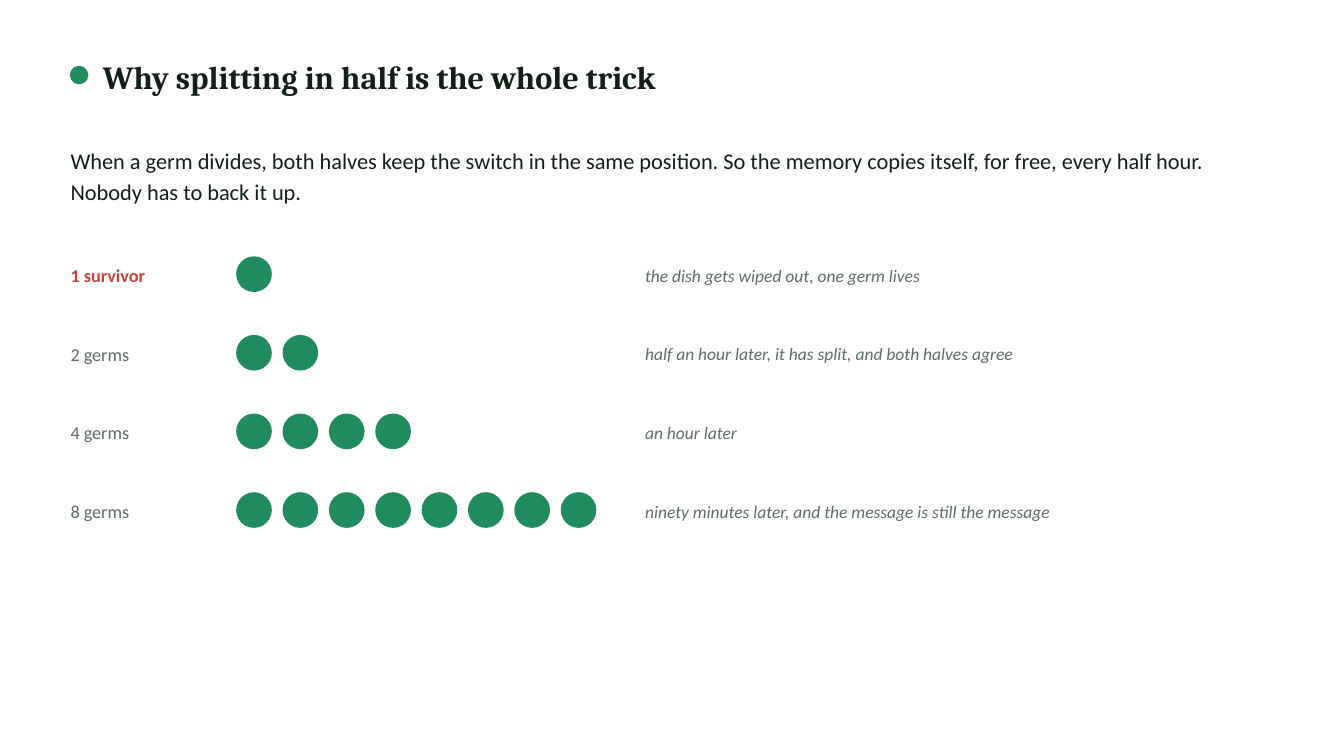
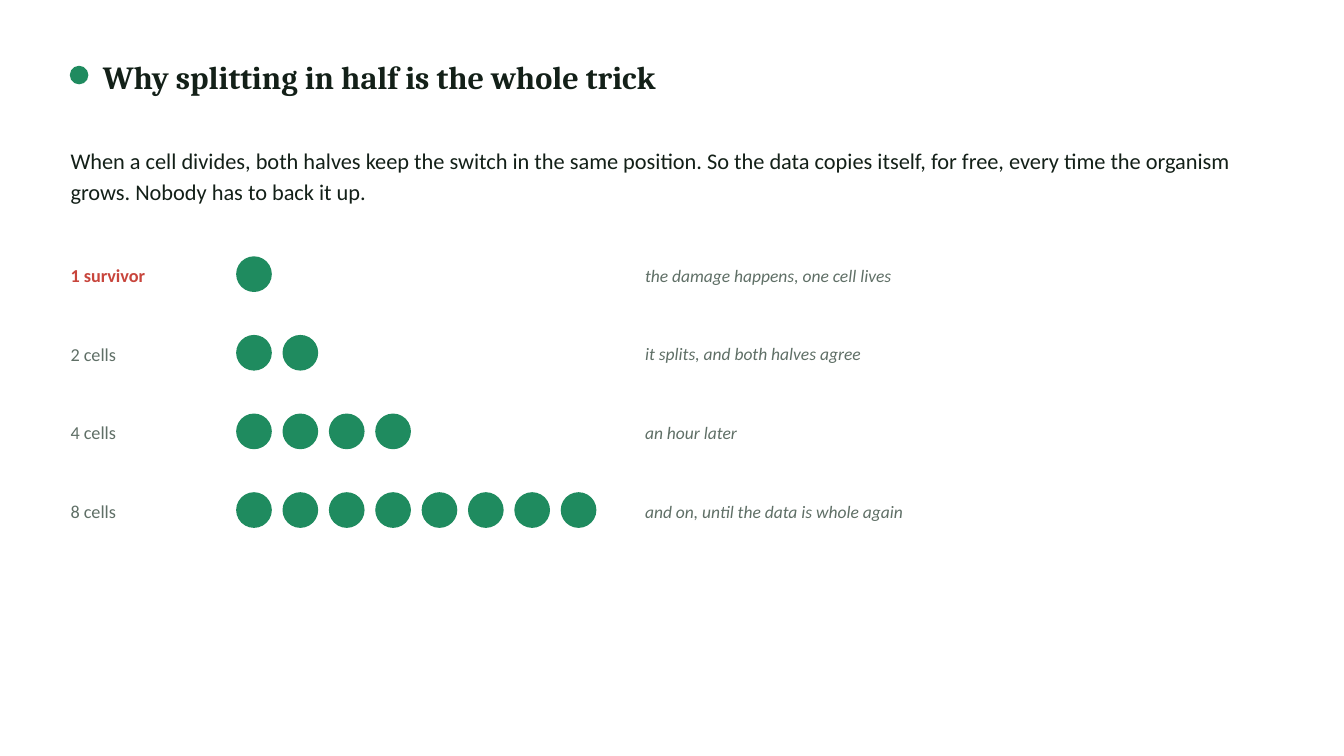
Before and after one commit to rewired89/Acheron, a slide deck: slide 7 of docs/pitch/Acheron_Plain_Explainer.pptx (slide 6 before the commit). Drawn at 1344x756 pixels with LibreOffice and Linux fonts; fonts in the diff are those of the drawing. Boxes give left, top, right and bottom in pixels: in the first picture for what was removed or moved away, otherwise in the second. Text is boxed around its words. In the diff, an @@ line names an element or a change of style, - is before the commit and + after.

```diff
--- a/docs/pitch/Acheron_Plain_Explainer.pptx
+++ b/docs/pitch/Acheron_Plain_Explainer.pptx
@@ text at [71, 153, 1229, 204]: text changed @@
-When a germ divides, both halves keep the switch in the same position. So the memory copies itself, for free, every half hour. Nobody has to back it up.
+When a cell divides, both halves keep the switch in the same position. So the data copies itself, for free, every time the organism grows. Nobody has to back it up.
@@ text at [645, 270, 891, 285]: text changed @@
-the dish gets wiped out, one germ lives
+the damage happens, one cell lives
@@ text at [71, 348, 116, 361]: text changed @@
-2 germs
+2 cells
@@ text at [645, 348, 861, 363]: text changed @@
-half an hour later, it has split, and both halves agree
+it splits, and both halves agree
@@ text at [71, 426, 116, 439]: text changed @@
-4 germs
+4 cells
@@ text at [71, 505, 116, 518]: text changed @@
-8 germs
+8 cells
@@ text at [645, 506, 903, 521]: text changed @@
-ninety minutes later, and the message is still the message
+and on, until the data is whole again
```
Also in this commit, not shown: 6 other slides changed, 1 slide added, 2 other files.
